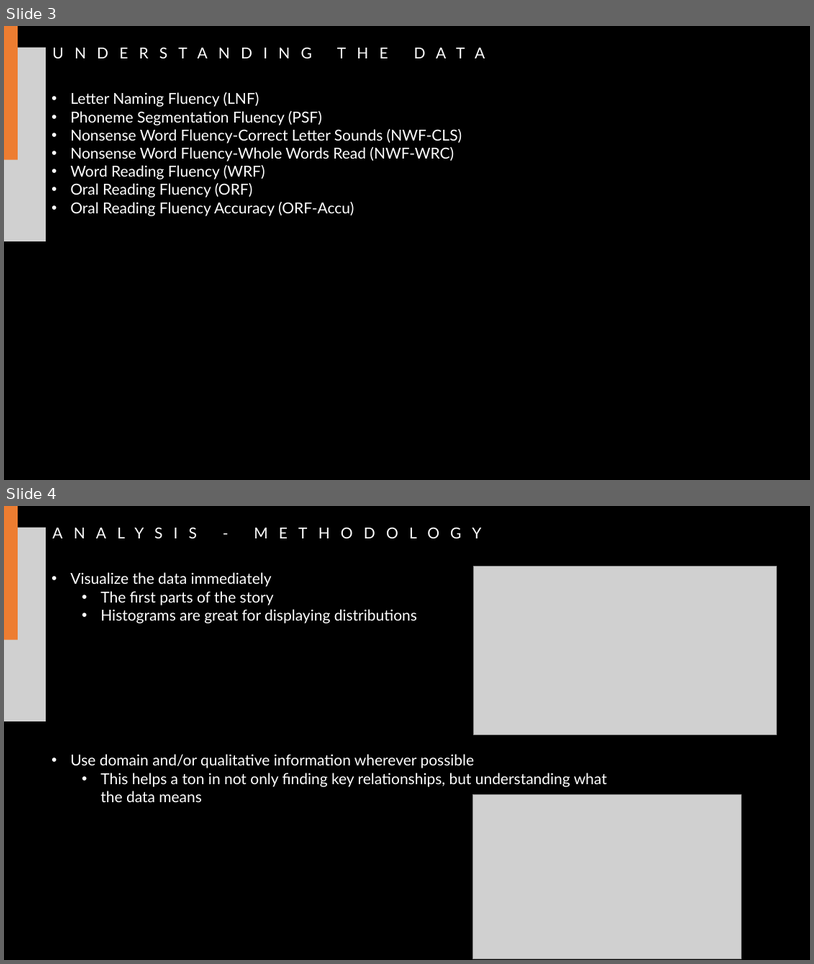
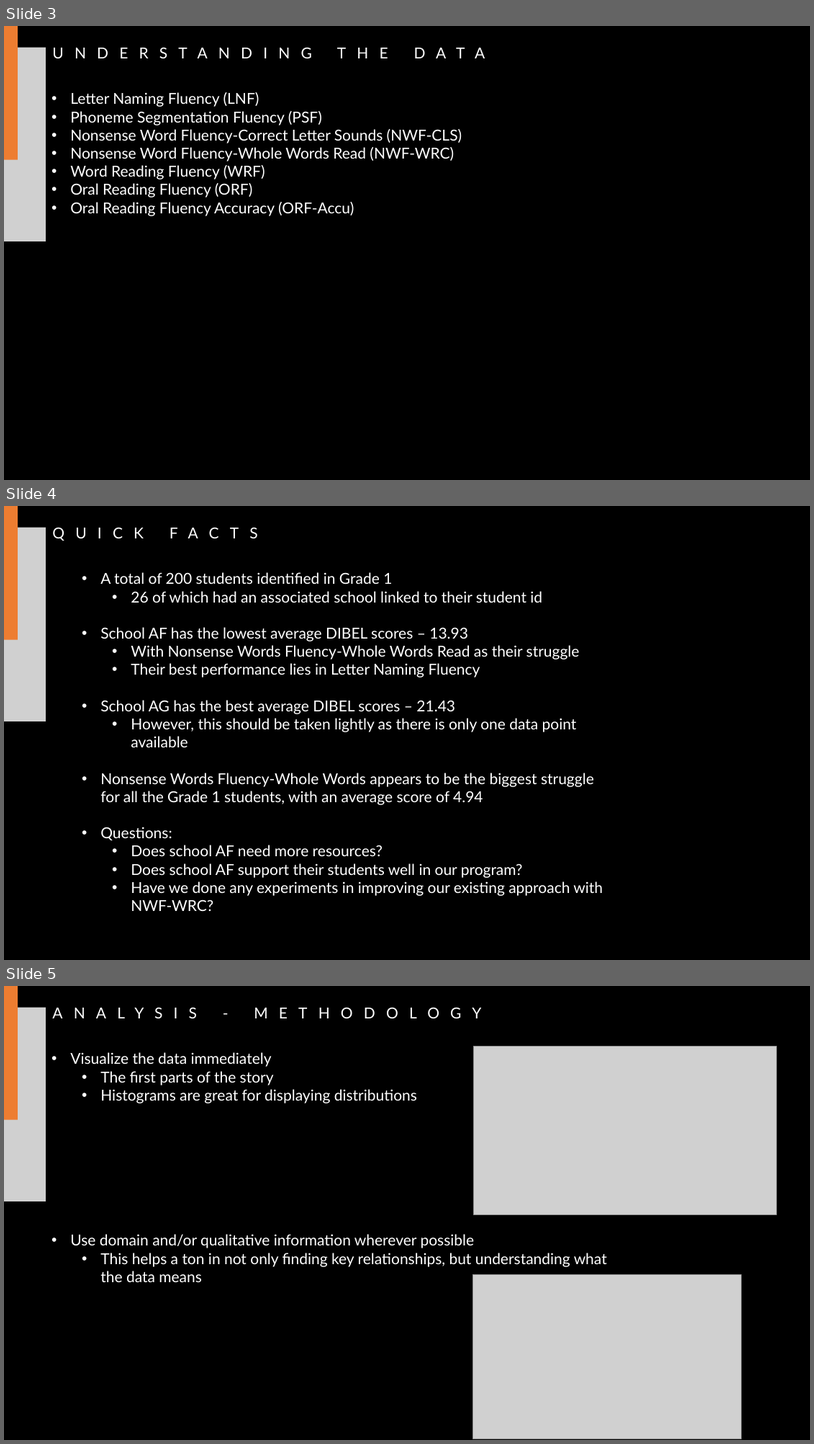
Before and after one commit to jhill00/student-analysis, a slide deck: 6-Presentation/Student-Analysis-Presentation.pptx. Shown one above the other, each under a label of ours: slides 3 and 4 before the commit, slides 3, 4 and 5 after it. The pictures are 814x964 and 814x1444 pixels, drawn with LibreOffice and Linux fonts; fonts in the diff are those of the drawing; grey boxes stand for pictures; background and template pictures are left out; a plain dark background stands for a picture behind light text. Boxes give left, top, right and bottom in pixels: in the first picture for what was removed or moved away, otherwise in the second. Text is boxed around its words. In the diff, an @@ line names an element or a change of style, - is before the commit and + after.

```diff
--- a/6-Presentation/Student-Analysis-Presentation.pptx
+++ b/6-Presentation/Student-Analysis-Presentation.pptx
@@ slide 4 added at [4, 506, 810, 960], background picture (left out) @@
@@ rectangle added at [4, 506, 810, 960], fill #000000 @@
@@ picture added at [4, 527, 46, 721] @@
@@ rectangle added at [4, 506, 18, 640], fill #ED7D31 @@
@@ title added at [46, 515, 669, 546], 18 pt, text #FFFFFF @@
+QUICK FACTS
@@ text added at [100, 572, 603, 911], 18 pt, text #FFFFFF @@
+  • A total of 200 students identified in Grade 1
+    • 26 of which had an associated school linked to their student id
+  • School AF has the lowest average DIBEL scores – 13.93
+    • With Nonsense Words Fluency-Whole Words Read as their struggle
+    • Their best performance lies in Letter Naming Fluency
+  • School AG has the best average DIBEL scores – 21.43
+    • However, this should be taken lightly as there is only one data point available
+  • Nonsense Words Fluency-Whole Words appears to be the biggest struggle for all the Grade 1 students, with an average score of 4.94
+  • Questions:
+    • Does school AF need more resources?
+    • Does school AF support their students well in our program?
+    • Have we done any experiments in improving our existing approach with NWF-WRC?
@@ what was slide 4 is now slide 5 @@
```
Also in this commit, not shown: 1 slide changed, 1 other file.
